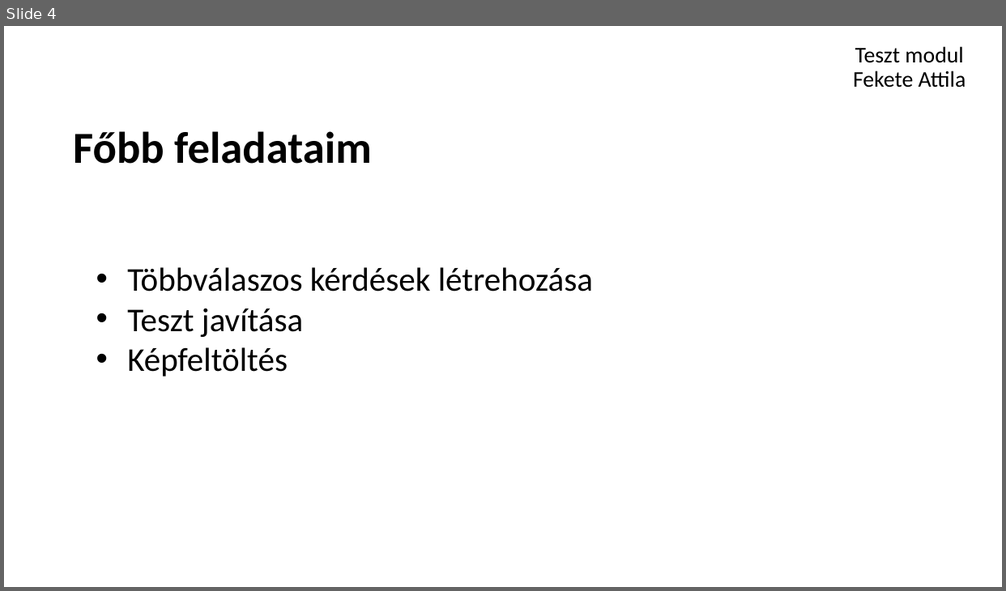
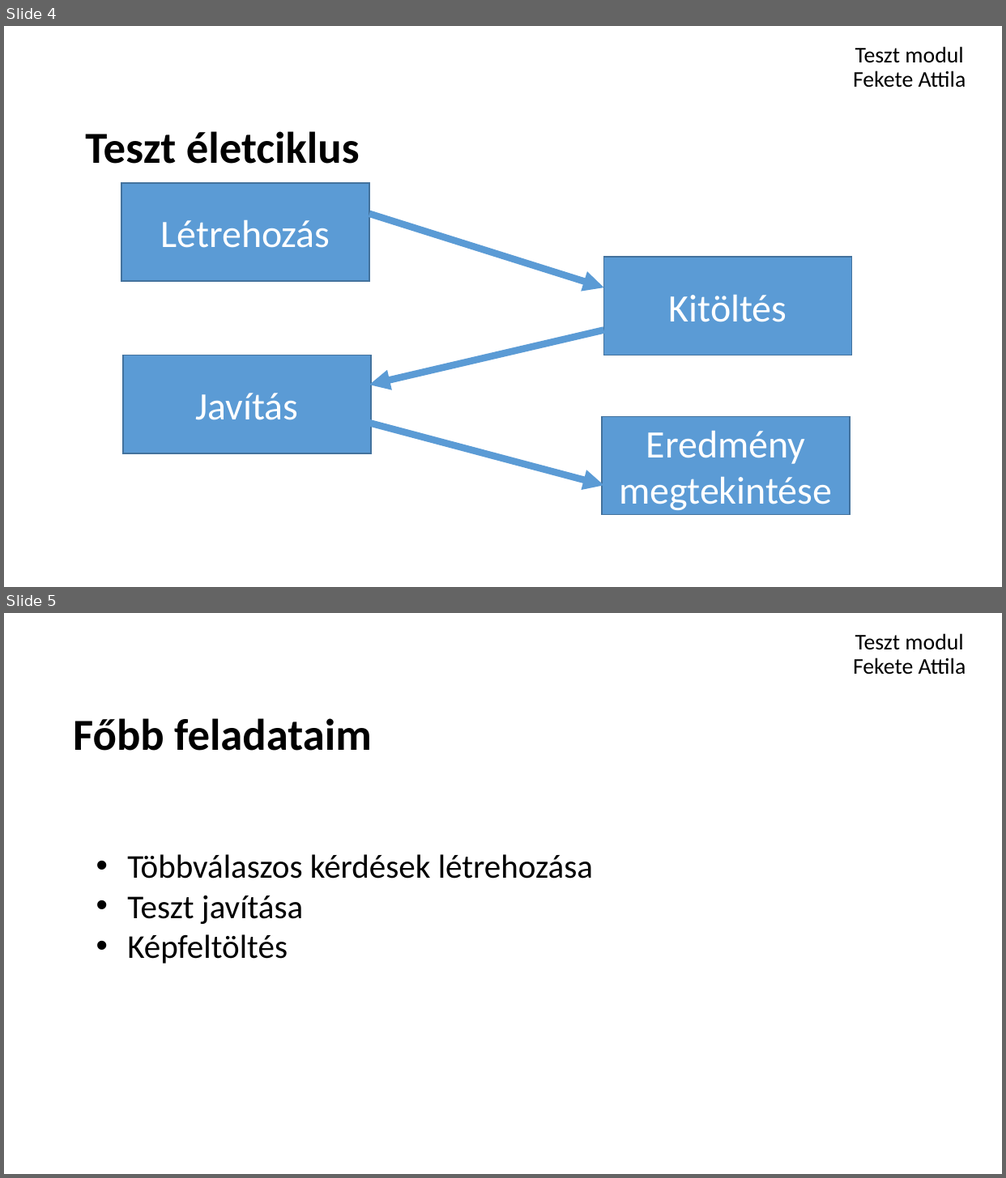
Before and after one commit to schonherz-java-ee-2016-spring/sandbox, a slide deck: feketeattila/feketeattilajavaee.pptx. Shown one above the other, each under a label of ours: slide 4 before the commit, slides 4 and 5 after it. The pictures are 1006x591 and 1006x1178 pixels, drawn with LibreOffice and Linux fonts; fonts in the diff are those of the drawing; background and template pictures are left out. Boxes give left, top, right and bottom in pixels: in the first picture for what was removed or moved away, otherwise in the second. Text is boxed around its words. In the diff, an @@ line names an element or a change of style, - is before the commit and + after.

```diff
--- a/feketeattila/feketeattilajavaee.pptx
+++ b/feketeattila/feketeattilajavaee.pptx
@@ slide 4 added at (x1=4, y1=26, x2=1002, y2=587), background picture (left out) @@
@@ title added at (x1=853, y1=46, x2=966, y2=88), 16.2 pt, text #000000 @@
+Teszt modul
+Fekete Attila
@@ subtitle added at (x1=85, y1=131, x2=360, y2=164), 32 pt, text #000000, bold @@
+Teszt életciklus
@@ rectangle added at (x1=121, y1=184, x2=369, y2=281), fill #5B9BD5, outline #43739E 1 pt, 28 pt, text #FFFFFF @@
+Létrehozás
@@ arrow added from (369, 214) to (603, 288), #5B9BD5 5 pt @@
@@ rectangle added at (x1=603, y1=258, x2=851, y2=356), fill #5B9BD5, outline #43739E 1 pt, 28 pt, text #FFFFFF @@
+Kitöltés
@@ arrow added from (603, 331) to (369, 386), #5B9BD5 5 pt @@
@@ rectangle added at (x1=123, y1=356, x2=370, y2=453), fill #5B9BD5, outline #43739E 1 pt, 28 pt, text #FFFFFF @@
+Javítás
@@ arrow added from (369, 423) to (603, 485), #5B9BD5 5 pt @@
@@ rectangle added at (x1=602, y1=417, x2=850, y2=515), fill #5B9BD5, outline #43739E 1 pt, 28 pt, text #FFFFFF @@
+Eredmény megtekintése
@@ what was slide 4 is now slide 5 @@
```
Also in this commit, not shown: 3 slides changed.
